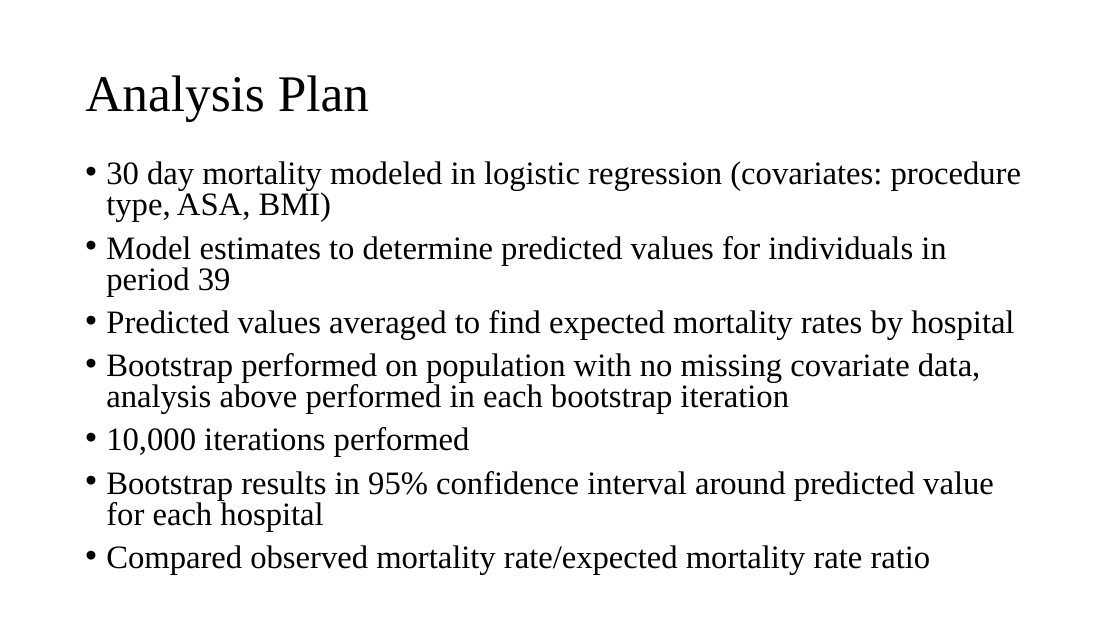
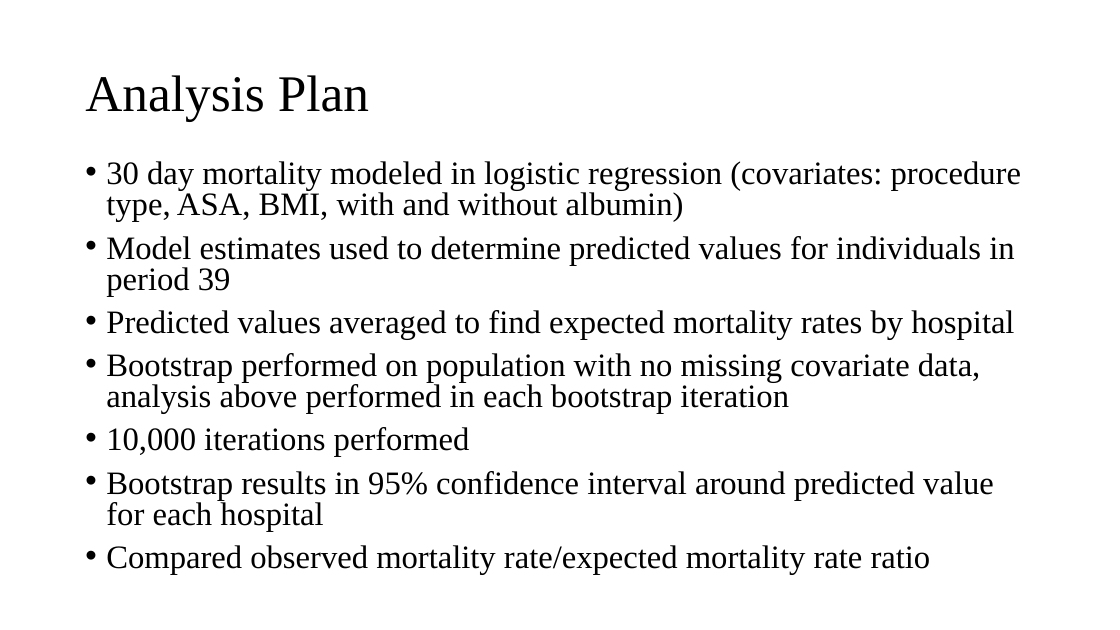
Before and after one commit to johnsra3/bios6623-johnsra3, a slide deck: slide 4 of Project2/Reports/Project 2 Final Presentation.pptx. Drawn at 1120x630 pixels with LibreOffice and Linux fonts; fonts in the diff are those of the drawing. Boxes give left, top, right and bottom in pixels: in the first picture for what was removed or moved away, otherwise in the second. Text is boxed around its words. In the diff, an @@ line names an element or a change of style, - is before the commit and + after.

```diff
--- a/Project2/Reports/Project 2 Final Presentation.pptx
+++ b/Project2/Reports/Project 2 Final Presentation.pptx
@@ text at (106,161,1021,296): text changed @@
-• 30 day mortality modeled in logistic regression (covariates: procedure type, ASA, BMI)
-• Model estimates to determine predicted values for individuals in period 39
+• 30 day mortality modeled in logistic regression (covariates: procedure type, ASA, BMI, with and without albumin)
+• Model estimates used to determine predicted values for individuals in period 39
```
Also in this commit, not shown: 5 other slides changed, 1 other file.
